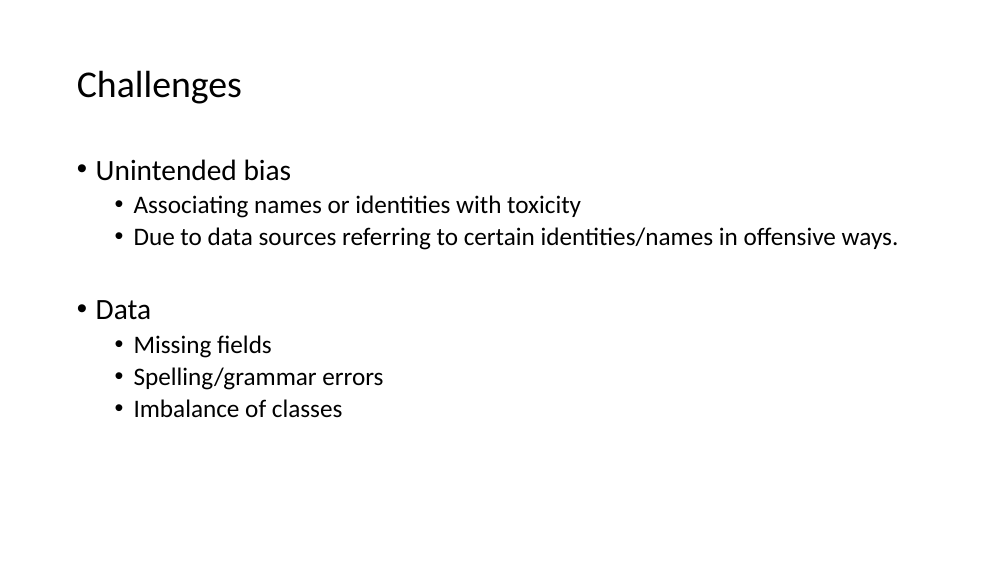
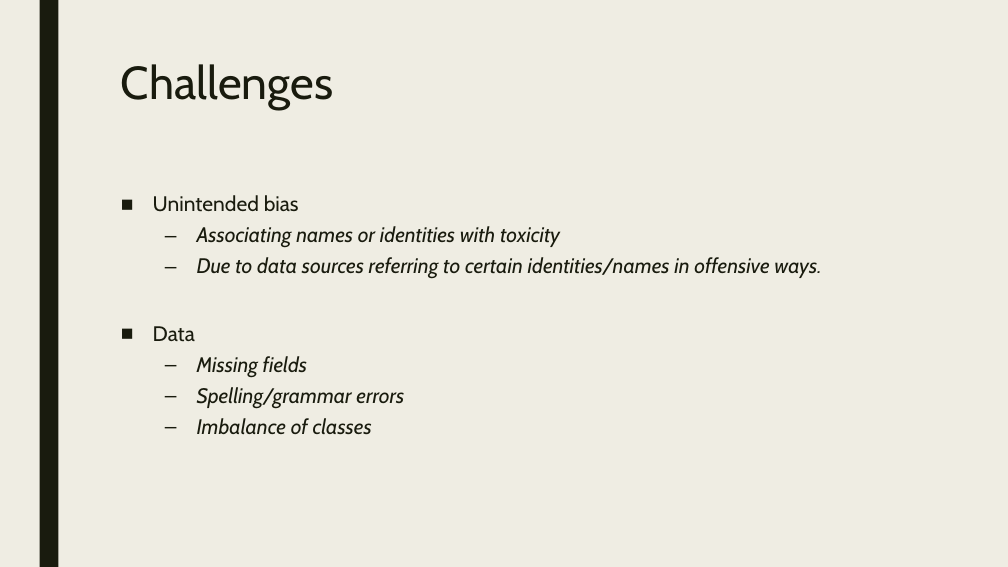
Before and after one commit to jsakhnin/NLPmodule, a slide deck: slide 3 of NLP_presentation.pptx. Drawn at 1008x567 pixels with LibreOffice and Linux fonts; fonts in the diff are those of the drawing. Boxes give left, top, right and bottom in pixels: in the first picture for what was removed or moved away, otherwise in the second. Text is boxed around its words. In the diff, an @@ line names an element or a change of style, - is before the commit and + after.

```diff
--- a/NLP_presentation.pptx
+++ b/NLP_presentation.pptx
@@ background #FFFFFF to #EFEDE3 @@
@@ rectangle added at (x1=39, y1=0, x2=58, y2=567), fill #191B0E @@
@@ title "Challenges" moved from (x1=77, y1=70, x2=242, y2=104) to (x1=121, y1=64, x2=333, y2=110) @@
@@ title "Challenges" at (x1=121, y1=64, x2=333, y2=110): size 36 to 44 pt, font Calibri to Cabin, text colour #000000 to #191B0E; line spacing 0.9 to 0.89; vertical alignment middle to top @@
@@ text "Unintended bias" moved from (x1=96, y1=159, x2=899, y2=418) to (x1=153, y1=195, x2=821, y2=435) @@
@@ text "Unintended bias" at (x1=153, y1=195, x2=821, y2=435): size 28 to 20 pt in "Unintended bias", "Data"; font Calibri to Cabin, text colour #000000 to #191B0E; size 24 to 20 pt, italic on in "Associating names or identities with toxicity", "Due to data sources referring to certain ...", "Missing fields", "Spelling/grammar errors" and 1 more places; bullet • to ■; line spacing 0.9 to 0.94; more space between paragraphs; bullet • to – @@
```
Also in this commit, not shown: 15 other slides changed, 1 slide added, 1 slide removed.
